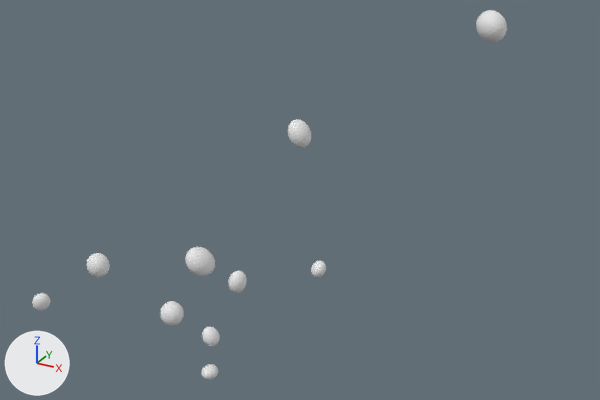
A saved change to the OBJ model data/chains/chain_18/chain.obj.
One viewpoint serves both versions: a 50 mm camera at (3.35, -3.35, 2.66) aimed at (1.69, -0.33, 1.15). Lighting does not change. The marker at lower left points along +X, +Y and +Z. The picture after the commit comes second. Where no turn or scale is listed for an object, it has been applied to the vertices.

The scene before the commit, as lines of its bpy script (objects in view):
```python
me_chain = bpy.data.meshes.new('chain')
me_chain.from_pydata(...)  # 1620 vertices, 3200 faces; spans x -0.12..2.7, y -1.32..0.15, z -0.11..2.18
ob_chain = bpy.data.objects.new('chain', me_chain)
ob_chain.location = (0.0, 0.0, 0.0)
```
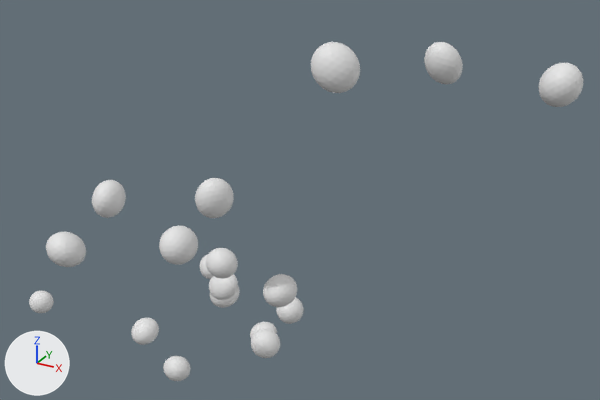
Diff of the bpy script that builds the scene:
```diff
--- a/data/chains/chain_18/chain.obj.py
+++ b/data/chains/chain_18/chain.obj.py
@@ me_chain @@
-me_chain.from_pydata(...)  # 1620 vertices, 3200 faces; spans x -0.12..2.7, y -1.32..0.15, z -0.11..2.18
+me_chain.from_pydata(...)  # 2916 vertices, 5760 faces; spans x -0.14..2.92, y -1.23..0.18, z -0.2..2.03
+# me_chain part 1: a new loose piece, an icosphere of 320 faces spanning x -0.14..0.0, y -0.39..-0.25, z 0.05..0.18
+# me_chain part 2: the loose piece of 162 vertices spanning x 1.01..1.1, y -0.27..-0.16, z -0.11..-0.03 is multiplied about its middle by the matrix ((-0.282, -0.038, 1.975), (1.464, -0.328, 0.048), (0.405, 1.365, 0.325)), then moved by (-0.23, 0.0, -0.05)
+# me_chain part 3: the loose piece of 162 vertices spanning x 1.03..1.12, y -0.27..-0.17, z 0.12..0.22 is multiplied about its middle by the matrix ((0.67, -1.477, 0.147), (1.602, 0.621, 0.421), (0.145, -0.072, 1.445)), then moved by (-0.46, 0.0, -0.11)
+# me_chain part 4: the loose piece of 162 vertices spanning x 1.52..1.6, y 0.06..0.15, z 0.51..0.6 is multiplied about its middle by the matrix ((1.143, -0.825, 0.048), (0.469, 0.791, 1.325), (-1.265, -1.027, 1.067)), then moved by (-0.69, 0.0, -0.16)
+# me_chain part 5: the loose piece of 162 vertices spanning x 1.28..1.39, y -0.91..-0.8, z 0.68..0.79 is multiplied about its middle by the matrix ((-0.142, -1.547, -0.142), (0.701, 0.064, -1.392), (1.386, -0.191, 0.69)), then moved by (-0.31, 0.85, -0.41)
+# me_chain part 6: the loose piece of 162 vertices spanning x -0.12..-0.02, y -0.37..-0.27, z 0.06..0.17 is multiplied about its middle by the matrix ((1.021, 1.027, -0.021), (1.143, -1.144, -0.319), (0.06, 0.372, -1.1)), then moved by (1.36, 0.3, 0.04)
+# me_chain part 7: the loose piece of 162 vertices spanning x 1.26..1.35, y -1.28..-1.2, z 1.1..1.19 is multiplied about its middle by the matrix ((1.396, 0.752, -0.116), (0.198, -0.126, 1.573), (0.735, -1.395, -0.204)), then moved by (0.18, 1.17, -0.77)
+# me_chain part 8: the loose piece of 162 vertices spanning x 1.76..1.85, y -1.32..-1.21, z 1.25..1.35 is multiplied about its middle by the matrix ((0.164, -0.855, 1.024), (0.781, -0.938, -0.764), (1.334, 0.55, 0.635)), then moved by (-0.25, 0.83, -0.9)
+# me_chain part 9: the loose piece of 162 vertices spanning x 2.0..2.08, y -1.01..-0.93, z 1.67..1.77 is multiplied about its middle by the matrix ((-0.549, -1.416, -0.667), (-0.934, 0.834, -1.178), (1.369, 0.031, -0.517)), then moved by (-0.51, 0.24, -0.74)
+# me_chain part 10: the loose piece of 162 vertices spanning x 2.6..2.7, y -0.94..-0.84, z 2.09..2.18 is multiplied about its middle by the matrix ((-0.994, -1.173, -0.266), (0.076, 0.283, -1.532), (1.2, -0.989, -0.123)), then moved by (-1.42, -0.17, -0.8)
+# me_chain part 11: the loose piece of 162 vertices spanning x 1.26..1.35, y -1.28..-1.2, z 1.1..1.19 is copied, and the copy is multiplied about its middle by the matrix ((-0.511, -1.819, 0.147), (1.251, -0.384, -1.04), (0.919, 0.04, 1.331)), then moved by (-0.26, 0.09, -0.04); it spans x 0.97..1.13, y -1.23..-1.07, z 1.04..1.18
+# me_chain part 12: the loose piece of 162 vertices spanning x 1.26..1.35, y -1.28..-1.2, z 1.1..1.19 is copied, and the copy is multiplied about its middle by the matrix ((0.877, 0.24, -1.389), (1.284, -0.811, 0.67), (-0.581, -1.428, -0.614)), then moved by (0.25, 0.19, 0.06); it spans x 1.48..1.63, y -1.13..-0.98, z 1.14..1.29
+# me_chain part 13: the loose piece of 162 vertices spanning x 1.76..1.85, y -1.32..-1.21, z 1.25..1.35 is copied, and the copy is multiplied about its middle by the matrix ((-0.919, -0.82, 0.502), (0.489, -0.997, -0.732), (0.828, -0.321, 0.991)), then moved by (0.08, 0.41, -0.3); it spans x 1.82..1.95, y -0.93..-0.78, z 0.94..1.07
+# me_chain part 14: the loose piece of 162 vertices spanning x 1.76..1.85, y -1.32..-1.21, z 1.25..1.35 is copied, and the copy is multiplied about its middle by the matrix ((0.684, -0.234, -0.945), (-0.028, 1.153, -0.381), (1.559, 0.129, 0.998)), then moved by (-0.08, 0.21, 0.14); it spans x 1.67..1.79, y -1.12..-0.99, z 1.37..1.52
+# me_chain part 15: the loose piece of 162 vertices spanning x 2.0..2.08, y -1.01..-0.93, z 1.67..1.77 is copied, and the copy is multiplied about its middle by the matrix ((-1.947, -0.526, 0.378), (-0.85, 1.507, -0.349), (-0.623, -0.409, -1.92)), then moved by (0.0, 0.26, 0.17); it spans x 1.96..2.13, y -0.78..-0.64, z 1.8..1.98
+# me_chain part 16: the loose piece of 162 vertices spanning x 2.6..2.7, y -0.94..-0.84, z 2.09..2.18 is copied, and the copy is multiplied about its middle by the matrix ((0.364, 1.239, -0.531), (-1.269, 0.414, 0.327), (0.705, 0.593, 1.252)), then moved by (0.2, 0.09, -0.18); it spans x 2.79..2.92, y -0.87..-0.73, z 1.89..2.03
+# me_chain part 17: the loose piece of 162 vertices spanning x 2.6..2.7, y -0.94..-0.84, z 2.09..2.18 is copied, and the copy is multiplied about its middle by the matrix ((1.321, -0.548, -0.187), (0.25, -0.134, 1.334), (-1.051, -1.439, -0.503)), then moved by (-0.29, 0.45, -0.25); it spans x 2.28..2.43, y -0.51..-0.38, z 1.81..1.97
+# me_chain part 18: 1 vertex moved within x 1.36, y -0.42, z 0.71; 160 vertices removed from x 1.35..1.44, y -0.47..-0.37, z 0.64..0.75; 160 vertices added at x 1.27..1.43, y -0.53..-0.42, z 0.62..0.76
```

Location of each change, (x1, y1, x2, y2) in pixels of the pictures (600 x 400 px; the box of a moved part takes in the faces that stretch with it):
'chain', reshaped (17% wider, 8% shorter)
    before: (32, 10, 507, 380)
    after: (29, 42, 583, 381)
part 1 of me_chain, added
    after: (29, 291, 54, 313)
part 2 of me_chain, moved or reshaped
    before: (201, 364, 218, 380)
    after: (163, 356, 191, 381)
part 3 of me_chain, moved or reshaped
    before: (202, 326, 220, 346)
    after: (131, 318, 159, 345)
part 4 of me_chain, moved or reshaped
    before: (311, 261, 326, 277)
    after: (200, 254, 213, 279)
part 5 of me_chain, moved or reshaped
    before: (160, 301, 184, 326)
    after: (210, 286, 240, 308)
part 6 of me_chain, moved or reshaped
    before: (32, 293, 50, 311)
    after: (250, 322, 277, 338)
part 7 of me_chain, moved or reshaped
    before: (87, 253, 110, 277)
    after: (276, 297, 304, 324)
part 8 of me_chain, moved or reshaped
    before: (185, 247, 215, 276)
    after: (251, 328, 280, 358)
part 9 of me_chain, moved or reshaped
    before: (288, 119, 311, 148)
    after: (206, 248, 238, 279)
part 10 of me_chain, moved or reshaped
    before: (476, 10, 507, 43)
    after: (92, 180, 126, 218)
part 11 of me_chain, added
    after: (46, 232, 86, 267)
part 12 of me_chain, added
    after: (159, 225, 198, 265)
part 13 of me_chain, added
    after: (263, 274, 297, 307)
part 14 of me_chain, added
    after: (195, 178, 234, 218)
part 15 of me_chain, added
    after: (311, 42, 360, 93)
part 16 of me_chain, added
    after: (539, 63, 583, 107)
part 17 of me_chain, added
    after: (424, 42, 463, 84)
part 18 of me_chain, moved or reshaped
    before: (228, 270, 247, 293)
    after: (209, 274, 238, 300)
